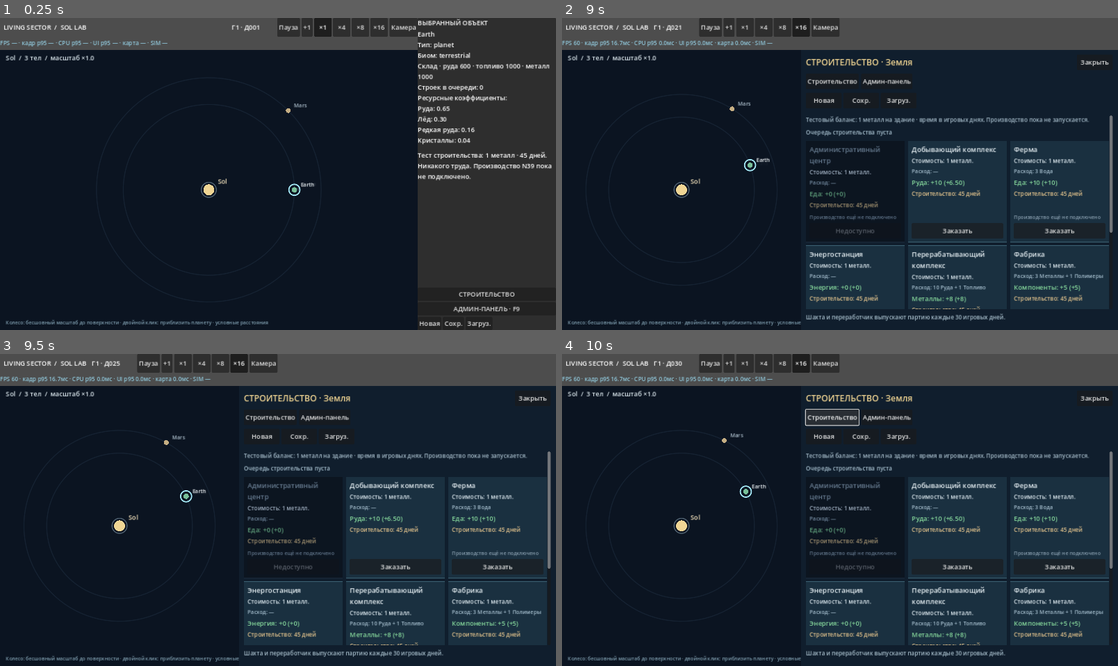
Above: before the commit, frames 1-4 (two rows, left to right).
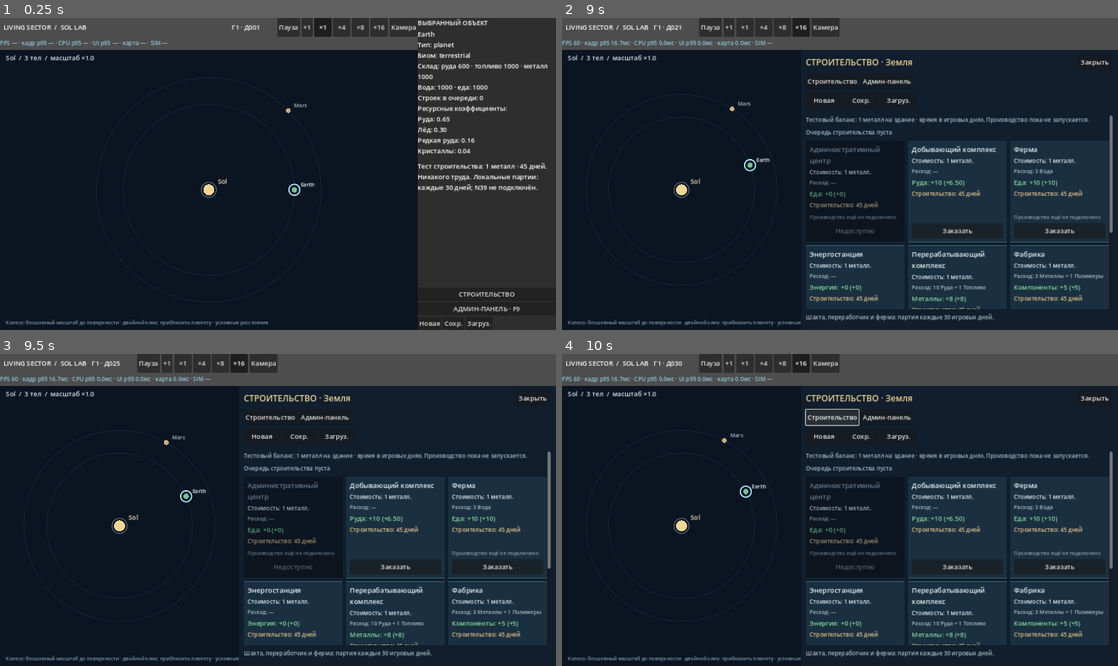
Above: after the commit, the same moments.

Repository: Mefits/Living-Sector
Game: Godot game, scene res://scenes/main.tscn
The game is run twice, just before and just after one commit, with the same random seed, the same clock (stepped at 60 frames per second) and the same inputs.
Inputs:
- Up to frame 1 (0.25 s): no input
- Up to frame 2 (9 s): click "Загруз." at 0.5 s; click "Новая" at 1.25 s; click "Новая" at 2 s; click "Пауза" at 2.75 s; click "Продолжить" at 3.5 s; click "+1" at 4.25 s; click "×1" at 5 s; click "×4" at 5.75 s; click "×8" at 6.5 s; click "×16" at 7.25 s; click "Камера" at 8 s; click "СТРОИТЕЛЬСТВО" at 8.75 s
- Up to frame 3 (9.5 s): no input
- Up to frame 4 (10 s): click "Строительство" at 9.5 s

The runs differ from the first frame. In frame 1, 2.0% of the frame differs, in the area x 75-100%, y 14-56%; in frame 2, 0.3%; in frame 3, 0.3%; in frame 4, 0.3%.

Commit message:
sol_lab: add farm batches, persist four surface slots and show actual production

Diff:
--- a/sol_lab/scripts/building_browser.gd
+++ b/sol_lab/scripts/building_browser.gd
@@ -157,7 +157,7 @@
  queue_mounted = false
  grid = null
  scroll.scroll_vertical = 0
- feedback.text = "Шахта и переработчик выпускают партию каждые 30 игровых дней."
+ feedback.text = "Шахта, переработчик и ферма: партия каждые 30 игровых дней."
  var planet_name: String = ("Земля" if body_id == "earth"
   else ("Луна" if body_id == "luna" else "Марс"))
  if page == "build":
--- a/sol_lab/scripts/main.gd
+++ b/sol_lab/scripts/main.gd
@@ -136,7 +136,7 @@
     info_area.add_child(details)
     var hint := Label.new()
     hint.text = "Тест строительства: 1 металл · 45 дней.\n" + (
-        "Никакого труда. Производство N39 пока не подключено.")
+        "Никакого труда. Локальные партии: каждые 30 дней; N39 не подключён.")
     hint.autowrap_mode = TextServer.AUTOWRAP_WORD_SMART
     info_area.add_child(hint)
     message_line = Label.new()
@@ -302,7 +302,7 @@
         get_viewport().set_input_as_handled()
 
 func _init_extra_settings() -> void:
-    config["buildings"] = Model.building_defaults()
+    config["buildings"] = Model.building_defaults(config.get("recipes", {}))
     config["planets"] = Model.planet_defaults(world)
     if not FileAccess.file_exists(USER_CONFIG):
         return
--- a/sol_lab/scripts/sol_building_model.gd
+++ b/sol_lab/scripts/sol_building_model.gd
@@ -12,10 +12,33 @@
  {"id":"orbital_platform","name":"Орбитальная платформа","product":"none","base":0,"inputs":{},"ported":false},
  {"id":"shipyard","name":"Верфь (модуль)","product":"none","base":0,"inputs":{},"ported":false}
 ]
+## Fixed separated preview slots on the visible Sol globe, no biome logic.
+const SURFACE_SITES: Dictionary = {
+ "administrative_center": [-0.46, -0.34],
+ "mining_rig": [0.43, -0.34],
+ "refinery": [-0.41, 0.34],
+ "farm": [0.44, 0.33]
+}
+const BATCH_UNITS: Dictionary = {
+ "ore":"руды", "water":"воды", "food":"еды", "metals":"металла",
+ "fuel":"топлива", "components":"компонентов", "polymers":"полимеров",
+ "energy_cells":"энергии"
+}
+static func surface_site(building_id: String) -> Array:
+ return (SURFACE_SITES.get(building_id, []) as Array).duplicate()
+
+static func batch_unit(resource: String) -> String:
+ return str(BATCH_UNITS.get(resource, resource))
+
+static func batch_amount(value: float) -> String:
+ var number: float = snappedf(value, 0.01)
+ var whole: int = roundi(number)
+ return str(whole) if is_equal_approx(number, float(whole)) else str(number)
+
 const LABELS: Dictionary = {"ore":"Руда","ice":"Лёд","gas":"Газ","rare_ore":"Редкая руда","crystal_ore":"Кристаллы","water":"Вода","food":"Еда","metals":"Металлы","components":"Компоненты","fuel":"Топливо","polymers":"Полимеры","energy_cells":"Энергия","none":"—"}
 static func resource_label(id: String) -> String:
  return str(LABELS.get(id,id))
-static func building_defaults() -> Dictionary:
+static func building_defaults(recipes: Dictionary = {}) -> Dictionary:
  var result: Dictionary = {}
  for b in BUILDINGS:
   # The temporary construction test charges exactly 1 metal for EVERY
@@ -26,6 +49,20 @@
   for ingredient in b["inputs"].keys():
    row["input_" + str(ingredient)] = int(b["inputs"][ingredient])
   result[str(b["id"])] = row
+ # Shipped JSON recipes initialize the same editable building settings.
+ var mapping: Dictionary = {
+  "farm_water_in": ["farm", "input_water"],
+  "farm_food_out": ["farm", "base"],
+  "smelt_ore_in": ["refinery", "input_ore"],
+  "smelt_fuel_in": ["refinery", "input_fuel"],
+  "smelt_metals_out": ["refinery", "base"]
+ }
+ for key in mapping:
+  var value: Variant = recipes.get(key, null)
+  if (value is int or value is float) and is_finite(float(value)) and (
+      float(value) >= 0.0 and float(value) <= 100000.0):
+   var target: Array = mapping[key]
+   result[target[0]][target[1]] = int(value)
  return result
 
 static func planet_defaults(world: Dictionary) -> Dictionary:
--- a/sol_lab/scripts/sol_construction_runtime.gd
+++ b/sol_lab/scripts/sol_construction_runtime.gd
@@ -89,6 +89,7 @@
   "construction_building_id": building_id,
   "construction_start_native": now_native,
   "construction_finished_native": finish,
+  "surface_site": Model.surface_site(building_id),
   "services": [],
   "docking_capacity": 0
  }
@@ -187,6 +188,17 @@
   var id: String = str(f["id"])
   if all_ids.has(id):
    return false
+  if f.has("surface_site"):
+   var saved_site: Variant = f["surface_site"]
+   if not (saved_site is Array) or saved_site.size() != 2:
+    return false
+   if not ((saved_site[0] is int or saved_site[0] is float) and (
+       saved_site[1] is int or saved_site[1] is float)):
+    return false
+   var position := Vector2(float(saved_site[0]), float(saved_site[1]))
+   if not is_finite(position.x) or not is_finite(position.y) or (
+       position.length() > 0.90):
+    return false
   if f.has("next_batch_native"):
    var due: Variant = f.next_batch_native
    if not (due is float or due is int) or not is_finite(float(due)) or float(due) <= float(t):
@@ -235,7 +247,7 @@
 
 func _register_producer(facility: Dictionary, start: float) -> void:
  var kind: String = str(facility.get("type", ""))
- if kind not in ["mining_rig", "refinery"]:
+ if kind not in ["mining_rig", "refinery", "farm"]:
   return
  var body: String = str(facility.get("body", ""))
  var market := _market_for(body)
@@ -263,28 +275,54 @@
 
 func _run_batch(facility: Dictionary, supply: Dictionary, recipe: Dictionary) -> void:
  var row: Dictionary = settings.get(recipe.id, {})
- var output := Model.calculated(recipe, settings, planets, str(facility.body))
+ var output: float = Model.calculated(recipe, settings, planets, str(facility.body))
  if output <= 0:
-  facility["production_status"] = "Нулевая выработка"
+  facility["production_status"] = "Простой: нулевая выработка"
   return
+ # Check all ingredients before committing the complete batch.
  for key in recipe.inputs:
-  var required := int(row.get("input_" + key, recipe.inputs[key]))
-  if float(supply.get(key, 0)) < required:
-   facility["production_status"] = "Не хватает: " + Model.resource_label(key)
+  var required: int = int(row.get("input_" + key, recipe.inputs[key]))
+  var available: float = float(supply.get(key, 0))
+  if available < required:
+   facility["production_status"] = "Простой: не хватает %s (нужно %s, есть %s)" % [
+    Model.batch_unit(key), Model.batch_amount(float(required)),
+    Model.batch_amount(available)]
    return
+ var changes := PackedStringArray()
  for key in recipe.inputs:
-  supply[key] = float(supply.get(key, 0)) - int(row.get("input_" + key, recipe.inputs[key]))
- supply[recipe.product] = snappedf(float(supply.get(recipe.product, 0)) + output, 0.01)
- facility["production_status"] = "Выпущено: %s %s" % [output, Model.resource_label(recipe.product)]
+  var consumed: int = int(row.get("input_" + key, recipe.inputs[key]))
+  supply[key] = snappedf(float(supply.get(key, 0)) - consumed, 0.01)
+  if consumed > 0:
+   changes.append("−%s %s" % [
+    Model.batch_amount(float(consumed)), Model.batch_unit(key)])
+ supply[recipe.product] = snappedf(
+  float(supply.get(recipe.product, 0)) + output, 0.01)
+ changes.append("+%s %s" % [
+  Model.batch_amount(output), Model.batch_unit(str(recipe.product))])
+ facility["production_status"] = ", ".join(changes)
 
 func inventory_summary(body: String) -> String:
- var market := _market_for(body)
+ var market: Dictionary = _market_for(body)
  if market.is_empty():
   return "Нет склада колонии"
  var stock: Dictionary = market.supply
- var lines := PackedStringArray(["Склад · руда %s · топливо %s · металл %s" % [
-  stock.get("ore", 0), stock.get("fuel", 0), stock.get("metals", 0)]])
+ var lines := PackedStringArray([
+  "Склад: руда %s · топливо %s · металл %s" % [
+   Model.batch_amount(float(stock.get("ore", 0))),
+   Model.batch_amount(float(stock.get("fuel", 0))),
+   Model.batch_amount(float(stock.get("metals", 0)))],
+  "Вода: %s · еда: %s" % [
+   Model.batch_amount(float(stock.get("water", 0))),
+   Model.batch_amount(float(stock.get("food", 0)))]
+ ])
+ var has_producers := false
  for entry in producers:
-  if str(entry.facility.body) == body:
-   lines.append("%s · %s" % [entry.recipe.name, entry.facility.get("production_status", "Первый цикл")])
+  if str(entry.facility.body) != body:
+   continue
+  if not has_producers:
+   lines.append("Последняя партия (цикл 30 дней):")
+   has_producers = true
+  lines.append("%s: %s" % [
+   str(entry.recipe.name),
+   str(entry.facility.get("production_status", "Ожидается первый выпуск"))])
  return "\n".join(lines)
--- a/sol_lab/scripts/sol_start_scenario.gd
+++ b/sol_lab/scripts/sol_start_scenario.gd
@@ -4,6 +4,7 @@
 const OLD_LOCATION: String = "earth-station"
 const AC_LOCATION: String = "earth-colony"
 const AC_ID: String = "facility-earth-administrative-center"
+const Model = preload("res://scripts/sol_building_model.gd")
 
 static func apply(source: Dictionary) -> Dictionary:
     var world: Dictionary = source.duplicate(true)
@@ -30,6 +31,7 @@
     old_station["name"] = "Административный центр"
     old_station["location"] = AC_LOCATION
     old_station["body"] = "earth"
+    old_station["surface_site"] = Model.surface_site("administrative_center")
     remaining.append(old_station)
     world["facilities"] = remaining
 
--- a/sol_lab/scripts/view/physical_assets_projection.gd
+++ b/sol_lab/scripts/view/physical_assets_projection.gd
@@ -3,6 +3,7 @@
 ## A newly completed N151 colony is the same station ID that previously was
 ## a construction_dock; no imaginary AC, market, or construction is minted.
 const Surface = preload("res://scripts/view/planet_surface_projection.gd")
+const Model = preload("res://scripts/sol_building_model.gd")
 const ORBITAL_TYPES: Array[String] = ["station", "shipyard",
     "construction_dock", "orbital_platform"]
 const SURFACE_TYPES: Array[String] = ["mining_rig", "refinery", "farm",
@@ -41,7 +42,9 @@
         "services": services,
         "shared_legacy_location": location == "earth-station",
         "construction_start_native": float(item.get("construction_start_native", 0.0)),
-        "construction_finished_native": float(item.get("construction_finished_native", 0.0))
+        "construction_finished_native": float(item.get("construction_finished_native", 0.0)),
+        "construction_building_id": str(item.get("construction_building_id", "")),
+        "surface_site": item.get("surface_site", [])
     }
 
 static func build(world: Dictionary,
@@ -114,13 +117,27 @@
             profile = Surface.build({"id": bid,
                 "biome": "terrestrial"}, system_id)
             profiles[bid] = profile
-        # Sol Lab starting AC sits exactly at the visible globe centre.
-        # The original SystemBalance view/camera is not modified.
-        facility["site"] = (Vector2.ZERO
-            if bid == "earth" and str(facility.get("render_type", "")) == (
-                "administrative_center")
-            else Surface.site_for(profile, str(facility["id"])))
-        facility["hub_site"] = profile["hub_site"]
+        # Persisted preview site; legacy saves derive identical type slots.
+        # Non-Sol planets keep their original deterministic procedural sites.
+        var site: Vector2 = Surface.site_for(profile, str(facility["id"]))
+        if system_id == "system-sol":
+            var kind: String = str(facility.get("render_type", ""))
+            if kind == "construction_site":
+                kind = str(facility.get("construction_building_id", ""))
+            var saved: Variant = facility.get("surface_site", [])
+            var coords: Array = saved if (
+                saved is Array and saved.size() == 2) else []
+            if coords.is_empty():
+                coords = Model.surface_site(kind)
+            if coords.size() == 2 and (coords[0] is int or coords[0] is float) and (
+                    coords[1] is int or coords[1] is float):
+                var candidate := Vector2(float(coords[0]), float(coords[1]))
+                if is_finite(candidate.x) and is_finite(candidate.y) and (
+                        candidate.length() <= 0.90):
+                    site = candidate
+        facility["site"] = site
+        facility["hub_site"] = site if str(facility.get(
+            "render_type", "")) == "administrative_center" else profile["hub_site"]
     return {
         "orbital": orbital, "surface": surface, "profiles": profiles,
         "source_ids": seen.keys()
--- /dev/null
+++ b/sol_lab/tests/sol_farm_cycle_check.gd
@@ -0,0 +1,120 @@
+extends SceneTree
+## 30-day farm cycle, exact stock deltas, save/load deadline and ground slots.
+const Starter = preload("res://scripts/sol_start_scenario.gd")
+const Model = preload("res://scripts/sol_building_model.gd")
+const Calendar = preload("res://scripts/sol_calendar.gd")
+const Runtime = preload("res://scripts/sol_construction_runtime.gd")
+const Projection = preload("res://scripts/view/physical_assets_projection.gd")
+
+func _runtime(settings: Dictionary) -> Variant:
+ var parsed: Variant = JSON.parse_string(FileAccess.get_file_as_string(
+  "res://data/sol.json"))
+ var world: Dictionary = Starter.apply(parsed)
+ var runtime = Runtime.new()
+ runtime.planets = Model.planet_defaults(world)
+ runtime.setup(world, settings)
+ return runtime
+
+func _stock(runtime: Variant) -> Dictionary:
+ for market in runtime.world.get("markets", []):
+  if str(market.get("facility_id", "")) == "earth-colony":
+   return market["supply"]
+ return {}
+
+func _facility(runtime: Variant, kind: String) -> Dictionary:
+ for row in runtime.world.get("facilities", []):
+  if str(row.get("type", "")) == kind:
+   return row
+ return {}
+
+func _sites(world: Dictionary) -> Dictionary:
+ var result: Dictionary = {}
+ for asset in Projection.build(world).get("surface", []):
+  result[str(asset["id"])] = asset["site"]
+ return result
+
+func _day(days: float) -> float:
+ return Calendar.days_to_native(days)
+
+func _initialize() -> void:
+ var ok: bool = true
+ var source: Variant = JSON.parse_string(FileAccess.get_file_as_string(
+  "res://data/balance_defaults.json"))
+ var recipes: Dictionary = source.get("recipes", {}) if source is Dictionary else {}
+ ok = ok and Model.building_defaults(recipes)["farm"]["input_water"] == int(
+  recipes.get("farm_water_in", -1))
+ ok = ok and Model.building_defaults(recipes)["farm"]["base"] == int(
+  recipes.get("farm_food_out", -1))
+ var defaults: Dictionary = Model.building_defaults()
+ var runtime = _runtime(defaults)
+ var stock: Dictionary = _stock(runtime)
+ stock["water"] = 3.0
+ stock["food"] = 0.0
+ ok = ok and bool(runtime.order("earth", "farm").get("ok", false))
+ ok = ok and runtime.advance_to(_day(45.0)).size() == 1
+ var farm: Dictionary = _facility(runtime, "farm")
+ ok = ok and is_equal_approx(float(farm.get("next_batch_native", -1.0)),
+  _day(75.0))
+ runtime.advance_to(_day(75.0) - 0.001)
+ ok = ok and float(stock["water"]) == 3.0 and float(stock["food"]) == 0.0
+ runtime.advance_to(_day(75.0))
+ ok = ok and float(stock["water"]) == 0.0 and float(stock["food"]) == 10.0
+ ok = ok and str(farm.get("production_status", "")) == "−3 воды, +10 еды"
+ runtime.advance_to(_day(105.0))
+ ok = ok and float(stock["food"]) == 10.0
+ ok = ok and "не хватает воды" in str(farm.get("production_status", ""))
+ ok = ok and is_equal_approx(float(farm["next_batch_native"]), _day(135.0))
+ runtime.advance_to(_day(120.0))
+ var checkpoint: Variant = JSON.parse_string(JSON.stringify(runtime.snapshot()))
+ var restored = _runtime(defaults)
+ ok = ok and restored.restore(checkpoint)
+ var resumed: Dictionary = _facility(restored, "farm")
+ var warehouse: Dictionary = _stock(restored)
+ ok = ok and is_equal_approx(float(resumed.get("next_batch_native", -1.0)),
+  _day(135.0))
+ ok = ok and "не хватает воды" in str(resumed.get("production_status", ""))
+ warehouse["water"] = 3.0
+ restored.advance_to(_day(135.0) - 0.001)
+ ok = ok and float(warehouse["food"]) == 10.0
+ restored.advance_to(_day(135.0))
+ ok = ok and float(warehouse["water"]) == 0.0
+ ok = ok and float(warehouse["food"]) == 20.0
+ ok = ok and str(resumed.get("production_status", "")) == "−3 воды, +10 еды"
+ ok = ok and is_equal_approx(float(resumed["next_batch_native"]), _day(165.0))
+ ok = ok and "Ферма: −3 воды, +10 еды" in restored.inventory_summary("earth")
+ # Custom input/output values must apply to the real inventory.
+ var tuned: Dictionary = Model.building_defaults({
+  "farm_water_in": 4, "farm_food_out": 12})
+ var custom = _runtime(tuned)
+ var custom_stock: Dictionary = _stock(custom)
+ custom_stock["water"] = 4.0
+ custom_stock["food"] = 0.0
+ ok = ok and bool(custom.order("earth", "farm").get("ok", false))
+ custom.advance_to(_day(75.0))
+ ok = ok and float(custom_stock["water"]) == 0.0
+ ok = ok and float(custom_stock["food"]) == 12.0
+ ok = ok and str(_facility(custom, "farm").get(
+  "production_status", "")) == "−4 воды, +12 еды"
+ # Distinct sites for AC, mine, refinery and farm, before and after build.
+ var visual = _runtime(defaults)
+ ok = ok and _sites(visual.world).has(Starter.AC_ID)
+ for kind in ["mining_rig", "refinery", "farm"]:
+  ok = ok and bool(visual.order("earth", kind).get("ok", false))
+ var pending: Dictionary = _sites(visual.world)
+ ok = ok and pending.size() == 4
+ var positions: Array = pending.values()
+ for i in range(positions.size()):
+  for j in range(i + 1, positions.size()):
+   ok = ok and positions[i].distance_to(positions[j]) >= 0.60
+ visual.advance_to(_day(45.0))
+ ok = ok and _sites(visual.world) == pending
+ var saved_visual: Variant = JSON.parse_string(JSON.stringify(visual.snapshot()))
+ var reloaded = _runtime(defaults)
+ ok = ok and reloaded.restore(saved_visual)
+ ok = ok and _sites(reloaded.world) == pending
+ if ok:
+  print("SOL_FARM_CYCLE_PASS")
+  quit(0)
+ else:
+  push_error("SOL_FARM_CYCLE_FAIL")
+  quit(1)
